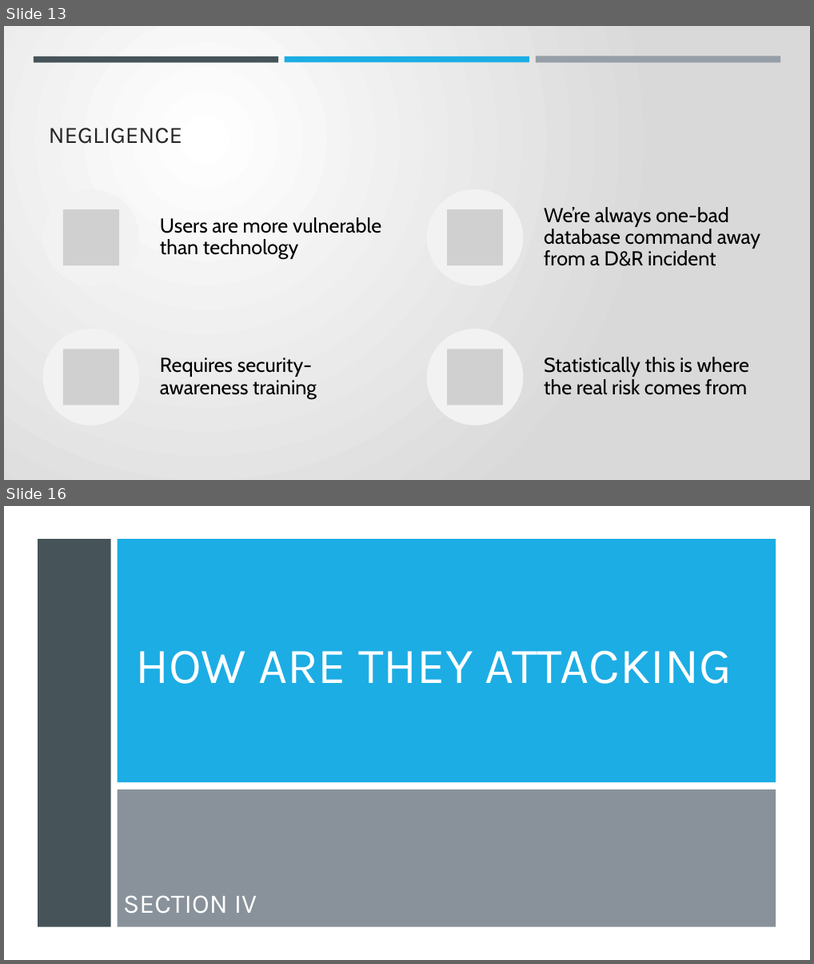
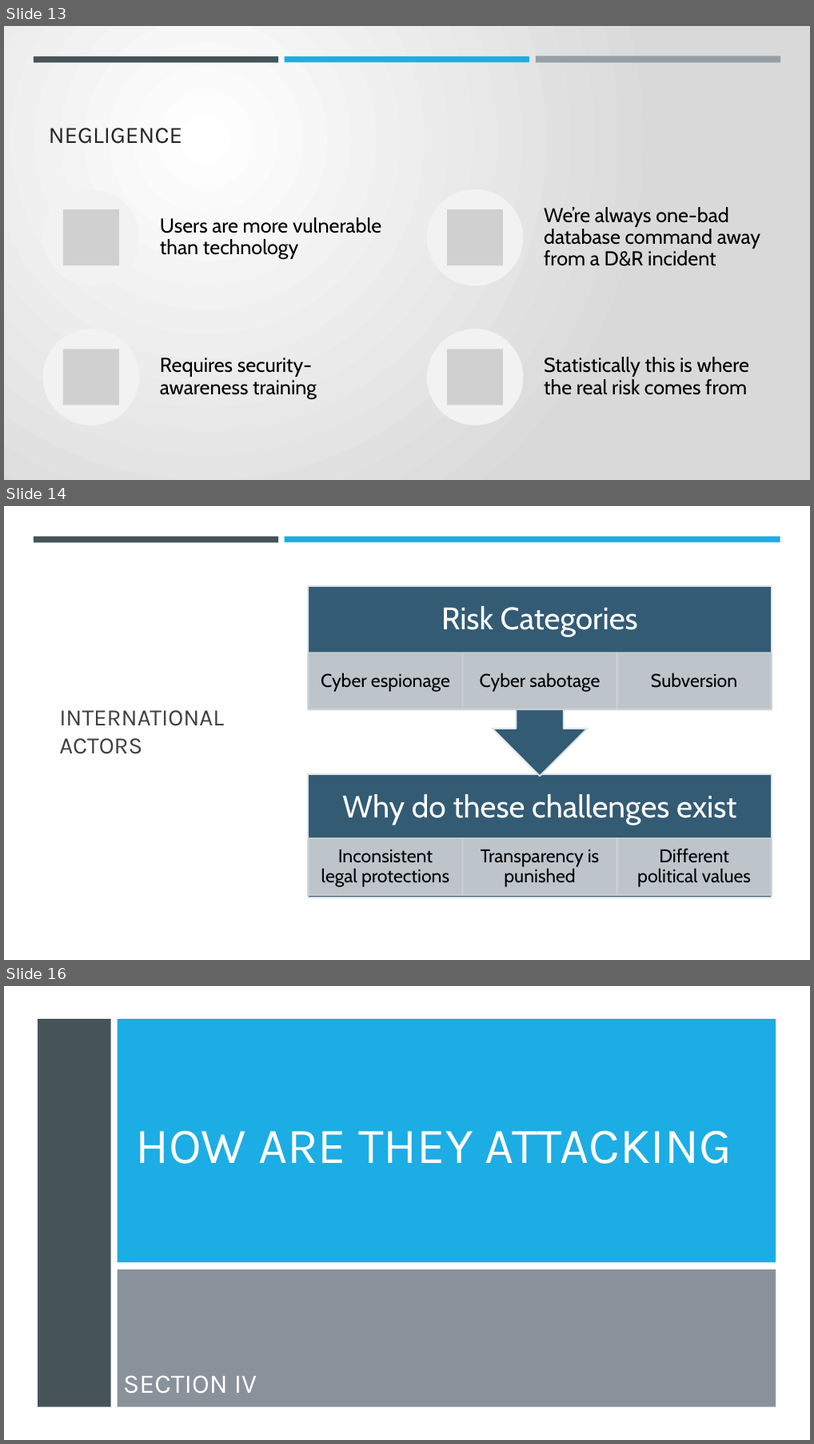
Before and after one commit to dr-natetorious/TIM-8301-Principals_of_CyberSecurity, a slide deck: Week8_OrgNeedsPresentation/BachmeierNTIM8301-8.pptx. Shown one above the other, each under a label of ours: slides 13 and 16 before the commit, slides 13, 14 and 16 after it; the slides between them are not shown. The pictures are 814x964 and 814x1444 pixels, drawn with LibreOffice and Linux fonts; fonts in the diff are those of the drawing; grey boxes stand for pictures. Boxes give left, top, right and bottom in pixels: in the first picture for what was removed or moved away, otherwise in the second. Text is boxed around its words. In the diff, an @@ line names an element or a change of style, - is before the commit and + after.

```diff
--- a/Week8_OrgNeedsPresentation/BachmeierNTIM8301-8.pptx
+++ b/Week8_OrgNeedsPresentation/BachmeierNTIM8301-8.pptx
@@ slide 14 added at (x1=4, y1=506, x2=810, y2=960), background #FFFFFF @@
@@ rectangle added at (x1=4, y1=506, x2=810, y2=960), fill #FFFFFF @@
@@ rectangle added at (x1=34, y1=536, x2=278, y2=542), fill #465359 @@
@@ rectangle added at (x1=285, y1=536, x2=781, y2=542), fill #1CADE4 @@
@@ group added at (x1=308, y1=586, x2=772, y2=897): 8 texts, 7 rectangles, 1 up arrow callout @@
+Why do these challenges exist
+Inconsistent legal protections
+Transparency is punished
+Different political values
+Risk Categories
+Cyber espionage
+Cyber sabotage
+Subversion
@@ title added at (x1=59, y1=710, x2=224, y2=754), 28 pt, text #404040 @@
+INTERNATIONAL ACTORS
```
Also in this commit, not shown: 3 slides changed, 1 slide removed, 1 other file.
